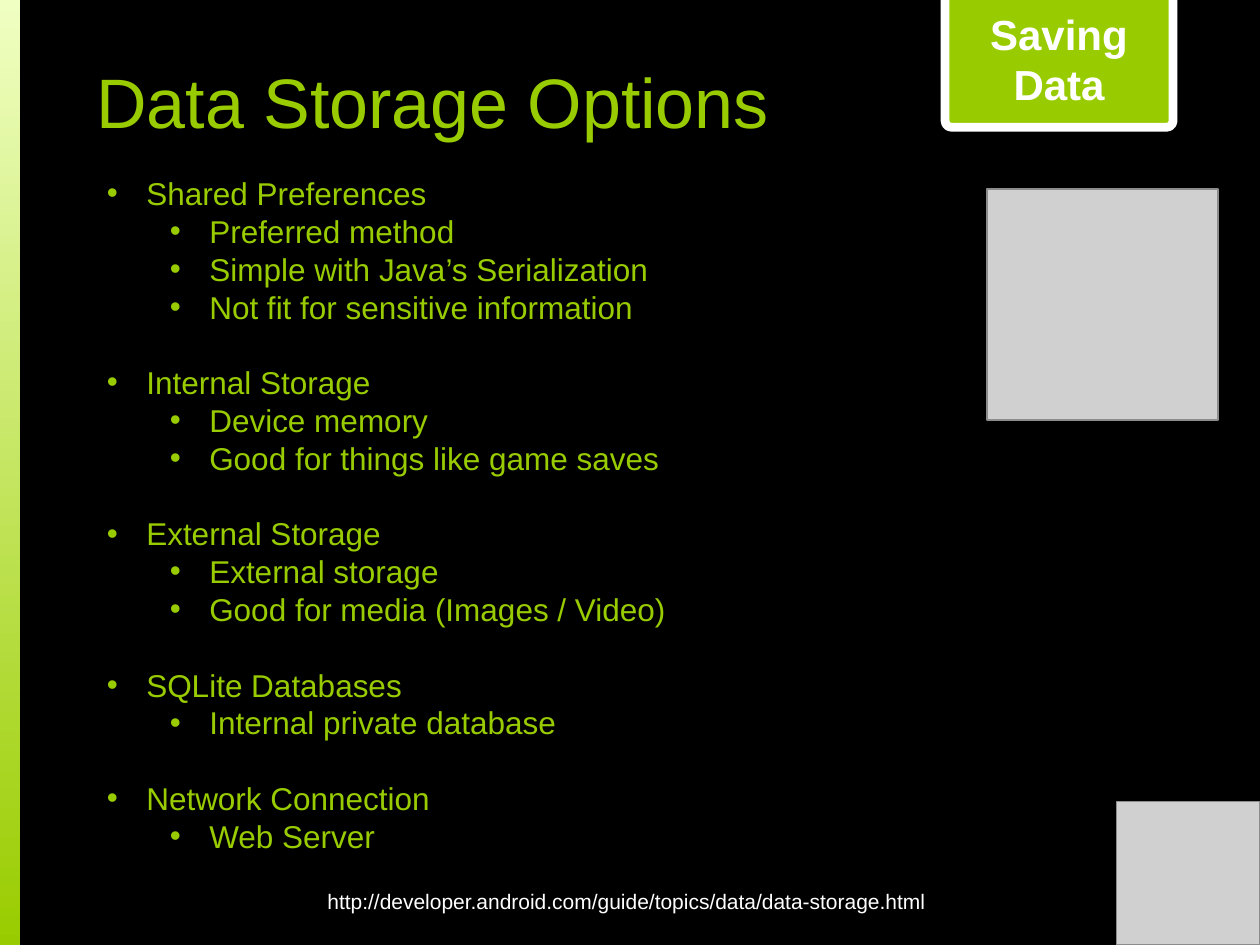
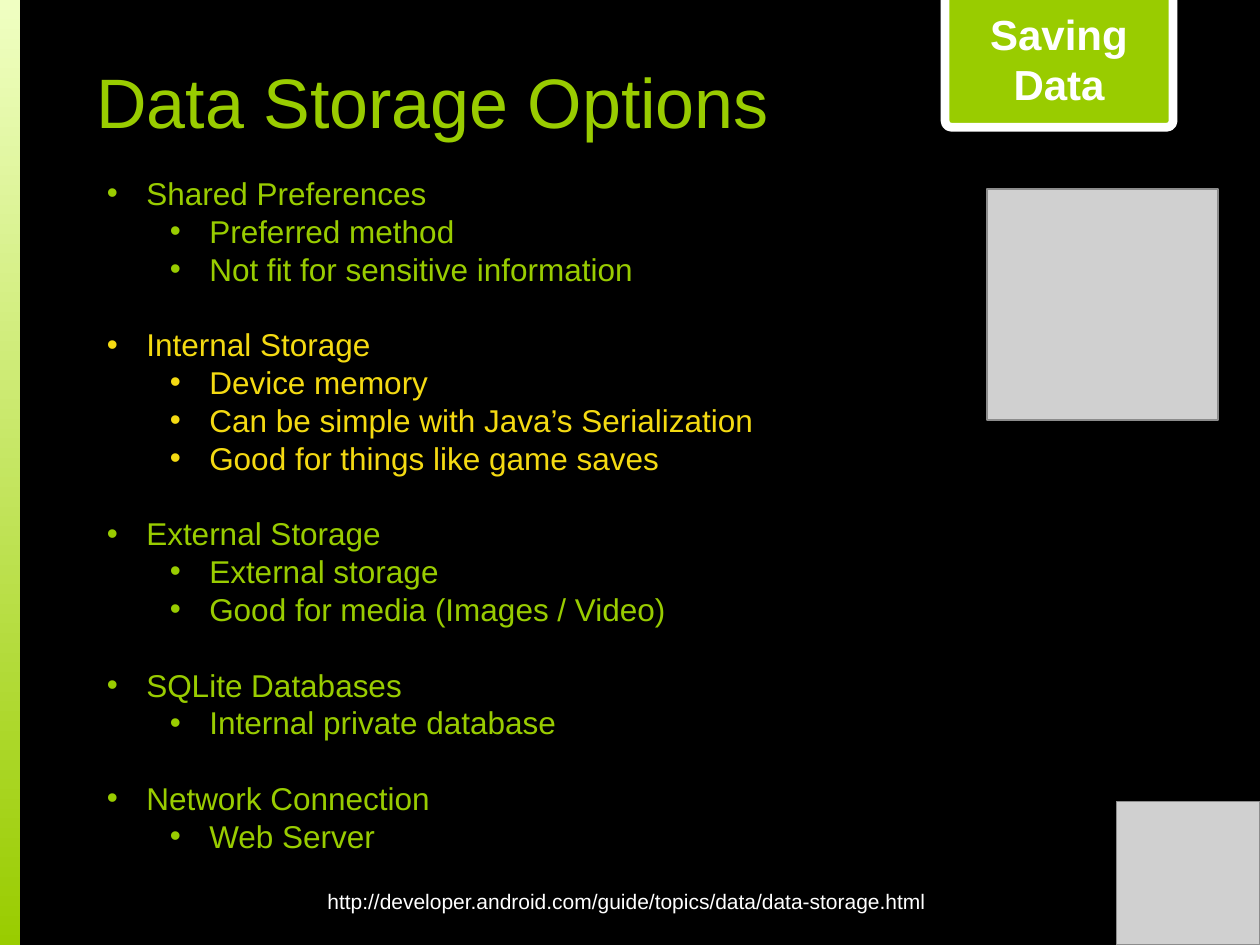
Before and after one commit to ericcastro92/Temp-Converter-Example, a slide deck: slide 6 of Android Development Tutorial.pptx. Drawn at 1260x945 pixels with LibreOffice and Linux fonts; fonts in the diff are those of the drawing; grey boxes stand for pictures; background and template pictures are left out. Boxes give left, top, right and bottom in pixels: in the first picture for what was removed or moved away, otherwise in the second. Text is boxed around its words. In the diff, an @@ line names an element or a change of style, - is before the commit and + after.

```diff
--- a/Android Development Tutorial.pptx
+++ b/Android Development Tutorial.pptx
@@ text at [209, 258, 647, 287]: paragraph removed @@
-  • Simple with Java’s Serialization
@@ text at [146, 333, 659, 476]: text colour #99CC00 to #F4DA12 in "Internal Storage", "Device memory", "Good for things like game saves" @@
@@ text at [209, 409, 752, 438]: paragraph added @@
+  • Can be simple with Java’s Serialization
```
Also in this commit, not shown: 1 other slide changed, 1 other file.
